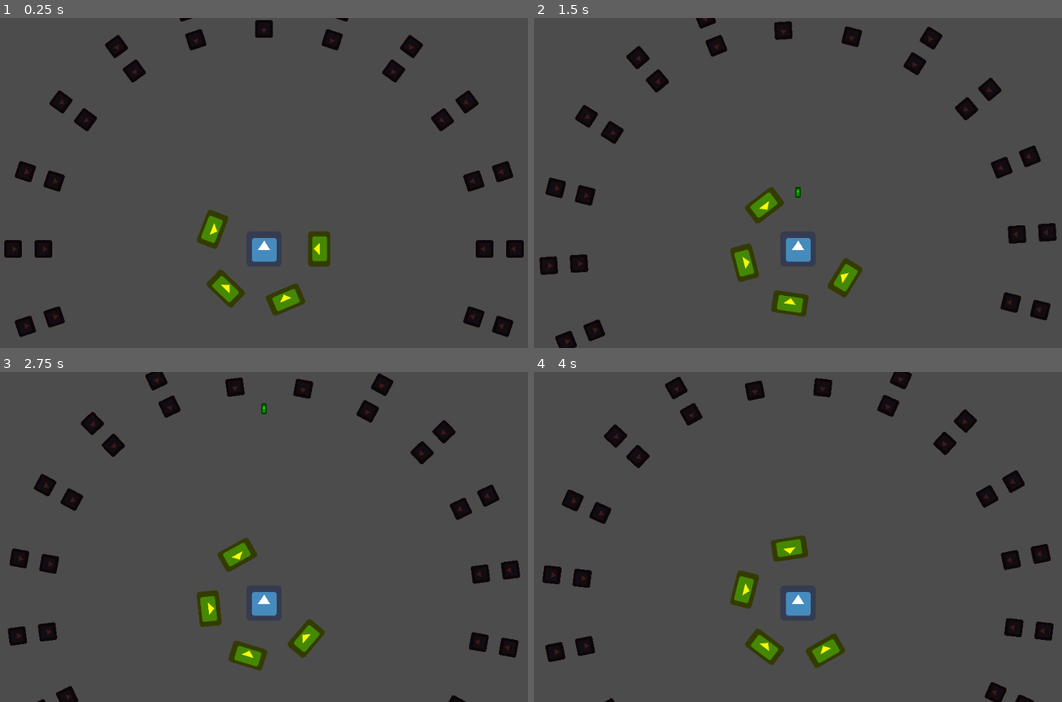
Above: before the commit, frames 1-4 (two rows, left to right).
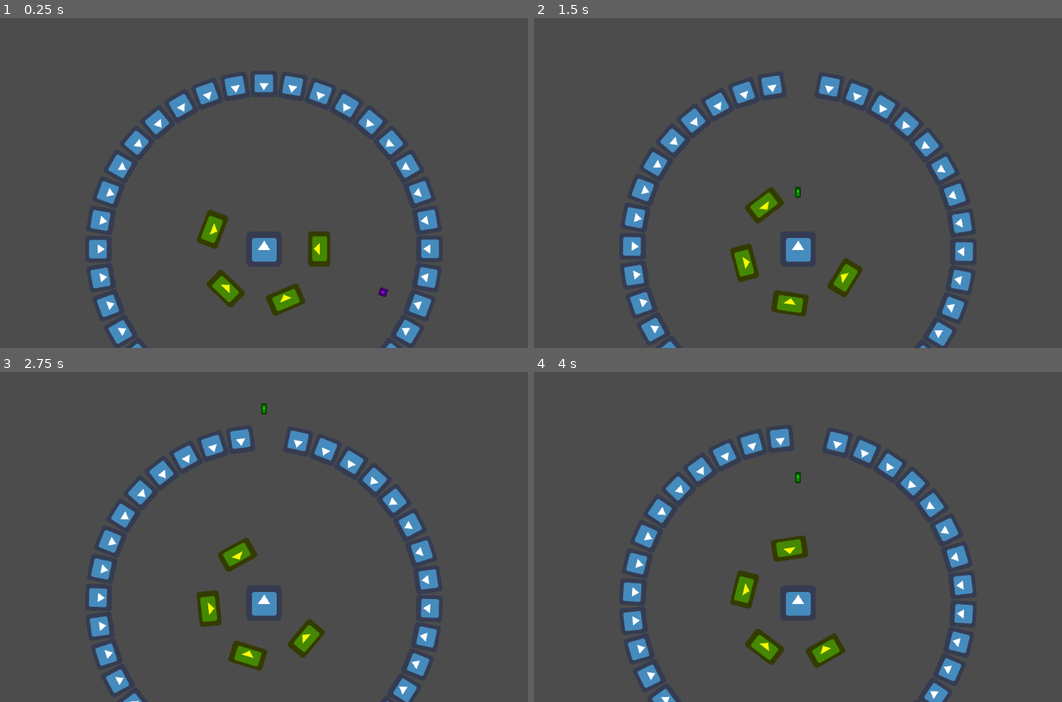
Above: after the commit, the same moments.

Repository: jlunesc/invaders
Game: Godot game, scene res://Scenes/Main.tscn
The game is run twice, just before and just after one commit, with the same random seed, the same clock (stepped at 60 frames per second) and the same inputs. The engine's default icon, where the game draws it, is replaced by a stand-in: a white triangle on a blue panel in a dark square.
Inputs:
- Up to frame 1 (0.25 s): no input
- Up to frame 2 (1.5 s): tap Enter at 0.5 s; hold E (block_turn_right) 0.53-1.28 s; tap Space (shoot) at 0.6, 1.35 s; hold Q (block_turn_left) from 1.28 s (still down)
- Up to frame 3 (2.75 s): release Q (block_turn_left) at 2.03 s; hold E (block_turn_right) from 2.03 s (still down); tap Space (shoot) at 2.1 s
- Up to frame 4 (4 s): tap Space (shoot) at 2.85, 3.6 s; release E (block_turn_right) at 3.53 s; hold Q (block_turn_left) from 3.53 s (still down)

The runs differ from the first frame. In frame 1, 9.2% of the frame differs, in the area x 0-100%, y 0-100%; in frame 2, 9.0%; in frame 3, 8.9%; in frame 4, 9.0%.

Commit message:
Invaders changed from KinematicBody2d to Area2D

Diff:
--- a/Scenes/BulletInvader.tscn
+++ b/Scenes/BulletInvader.tscn
@@ -6,6 +6,7 @@
 [sub_resource type="CircleShape2D" id=1]
 
 [node name="BulletInvader" type="Area2D"]
+gravity = 0.0
 script = ExtResource( 2 )
 
 [node name="CollisionShape2D" type="CollisionShape2D" parent="."]
--- a/Scenes/BulletPlayer.tscn
+++ b/Scenes/BulletPlayer.tscn
@@ -17,4 +17,4 @@
 position = Vector2( 4.76837e-06, 0.176779 )
 scale = Vector2( 0.292893, 0.618825 )
 texture = ExtResource( 1 )
-[connection signal="body_entered" from="." to="." method="_on_Bullet_body_entered"]
+[connection signal="area_entered" from="." to="." method="_on_Bullet_area_entered"]
--- /dev/null
+++ b/Scenes/InvaderArea.tscn
@@ -0,0 +1,30 @@
+[gd_scene load_steps=5 format=2]
+
+[ext_resource path="res://icon.png" type="Texture" id=1]
+[ext_resource path="res://Scripts/InvaderArea.gd" type="Script" id=2]
+[ext_resource path="res://Scenes/BulletInvader.tscn" type="PackedScene" id=3]
+
+[sub_resource type="RectangleShape2D" id=1]
+extents = Vector2( 35, 35 )
+
+[node name="Invader" type="Node2D"]
+script = ExtResource( 2 )
+Bullet = ExtResource( 3 )
+
+[node name="Area2D" type="Area2D" parent="."]
+scale = Vector2( 0.75, 0.75 )
+
+[node name="CollisionShape2D" type="CollisionShape2D" parent="Area2D"]
+shape = SubResource( 1 )
+
+[node name="Sprite" type="Sprite" parent="Area2D/CollisionShape2D"]
+texture = ExtResource( 1 )
+
+[node name="Position2D" type="Position2D" parent="Area2D/CollisionShape2D/Sprite"]
+position = Vector2( 0, -35 )
+
+[node name="RayCast2D" type="RayCast2D" parent="Area2D"]
+modulate = Color( 0.0745098, 0.0588235, 0.0588235, 1 )
+self_modulate = Color( 0.117647, 0.0980392, 0.0980392, 1 )
+rotation = 3.14159
+enabled = true
--- a/Scenes/Main.tscn
+++ b/Scenes/Main.tscn
@@ -7,7 +7,7 @@
 script = ExtResource( 4 )
 
 [node name="Player" parent="." instance=ExtResource( 1 )]
-position = Vector2( 553.878, 315.715 )
+position = Vector2( 250, 250 )
 
 [node name="InvaderContainer" type="Node" parent="."]
 
--- a/Scripts/BulletInvader.gd
+++ b/Scripts/BulletInvader.gd
@@ -7,7 +7,7 @@
 	# $CollisionShape2D.scale = Vector2(0.5,0.5)
 
 func _physics_process(delta):
-	position += - transform.x * speed * delta
+	position += - transform.y * speed * delta
 
 func _on_BulletInvader_body_entered(body):
 	if body.name == 'Player':
--- a/Scripts/BulletPlayer.gd
+++ b/Scripts/BulletPlayer.gd
@@ -9,7 +9,7 @@
 func _physics_process(delta):
 	position += - transform.y * speed * delta
 
-func _on_Bullet_body_entered(body):
-	if body.is_in_group("Invaders"):
-		body.queue_free()
+func _on_Bullet_area_entered(area):
+	if area.get_parent().is_in_group("Invaders"):
+		area.get_parent().queue_free()
 	queue_free()
--- /dev/null
+++ b/Scripts/InvaderArea.gd
@@ -0,0 +1,31 @@
+extends Node2D
+
+export (PackedScene) var Bullet
+
+export var velocity = 0
+export var rotation_speed = 1
+export var moving_rate = 2.0
+var _timer
+
+func _ready():
+	add_to_group('Invaders')
+	_timer = Timer.new()
+	add_child(_timer)
+	_timer.start(moving_rate)
+	_timer.autostart = true
+
+func _process(delta):
+	_move(delta)
+
+func _move(delta):
+	if _timer.get_time_left() < 1:
+		_timer.stop()
+		_timer.start(moving_rate)
+		$Area2D.rotation += rotation_speed * delta
+	else:
+		$Area2D.rotation += 0
+
+func _shoot():
+	var b = Bullet.instance()
+	owner.add_child(b)
+	b.transform = $Area2D/CollisionShape2D/Sprite/Position2D.global_transform
--- a/Scripts/Main.gd
+++ b/Scripts/Main.gd
@@ -1,6 +1,6 @@
 extends Node2D
 
-var Invader = preload("res://Scenes/Invaders.tscn")
+var Invader = preload("res://Scenes/InvaderArea.tscn")
 var Block = preload("res://Scenes/Blocks.tscn")
 var _timer
 var rng = RandomNumberGenerator.new()
@@ -21,29 +21,28 @@
 func _invader_shoot():
 	rng.randomize()
 	_timer.stop()
+
 	var invader_index = rng.randf_range(0,
 					get_node("InvaderContainer").get_child_count() - 1)
-	if not is_instance_valid(get_node("InvaderContainer").get_children()[invader_index].get_node('CollisionShape2D/RayCast2D').get_collider()):
-		get_node("InvaderContainer").get_children()[invader_index].set_owner($InvaderContainer.get_owner())
-		get_node("InvaderContainer").get_children()[invader_index]._shoot()
-		_timer.start(rng.randf_range(3, 10))
+
+	var col = get_node("InvaderContainer").get_children()[invader_index].get_node('Area2D/RayCast2D').get_collider()
+	if is_instance_valid(col):
+		if not col.is_in_group("Invaders"):
+			get_node("InvaderContainer").get_children()[invader_index].set_owner($InvaderContainer.get_owner())
+			get_node("InvaderContainer").get_children()[invader_index]._shoot()
+	_timer.start(rng.randf_range(3, 10))
 
 func _add_invaders():
-	var d1 = 400
-	var d2 = 455
-	var number_invaders = 40
-	var number_rows = 2
-	var step_angle = 360 / number_invaders
-	for i in range(number_invaders):
-		var invader = Invader.instance()
-		$InvaderContainer.add_child(invader)
-		invader.position = get_node("Player").position
-		if i < int(number_invaders) / 2:
-			invader.get_node('CollisionShape2D').position = Vector2(d1, 0)
-			invader.rotation_degrees += i*step_angle*2
-		else:
-			invader.get_node('CollisionShape2D').position = Vector2(d2, 0)
-			invader.rotation_degrees += i*step_angle*2 + 180
+	var number_invaders = 36
+	var number_rows = 1
+
+	for j in range(number_rows):
+		for i in range(number_invaders):
+			var invader = Invader.instance()
+			$InvaderContainer.add_child(invader)
+			invader.get_node('Area2D').position = get_node("Player").position
+			invader.get_node("Area2D/CollisionShape2D").position = Vector2(0, 400)
+			invader.get_node("Area2D").rotation_degrees += i*10
 
 func _add_blokcs():
 	var d1 = 100
